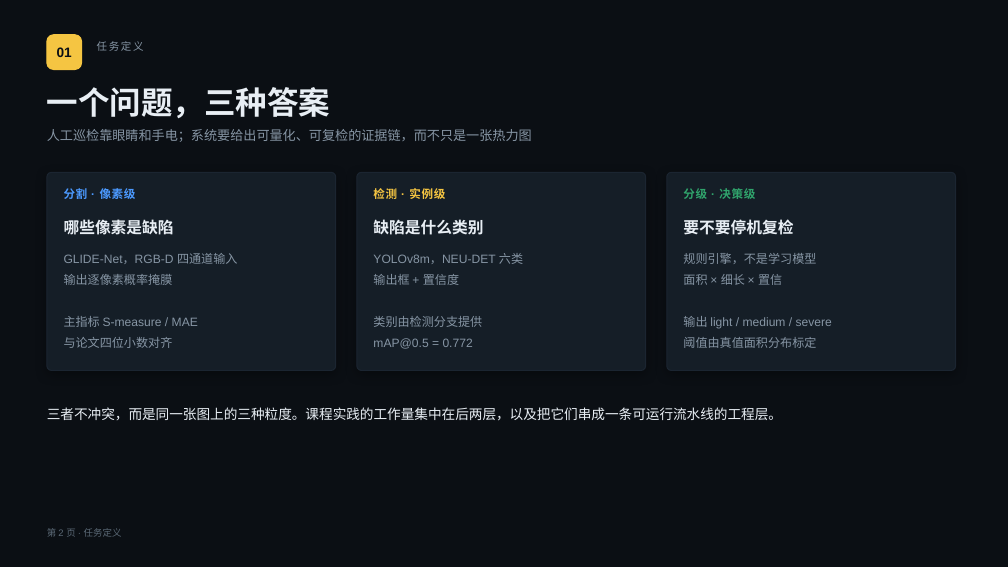
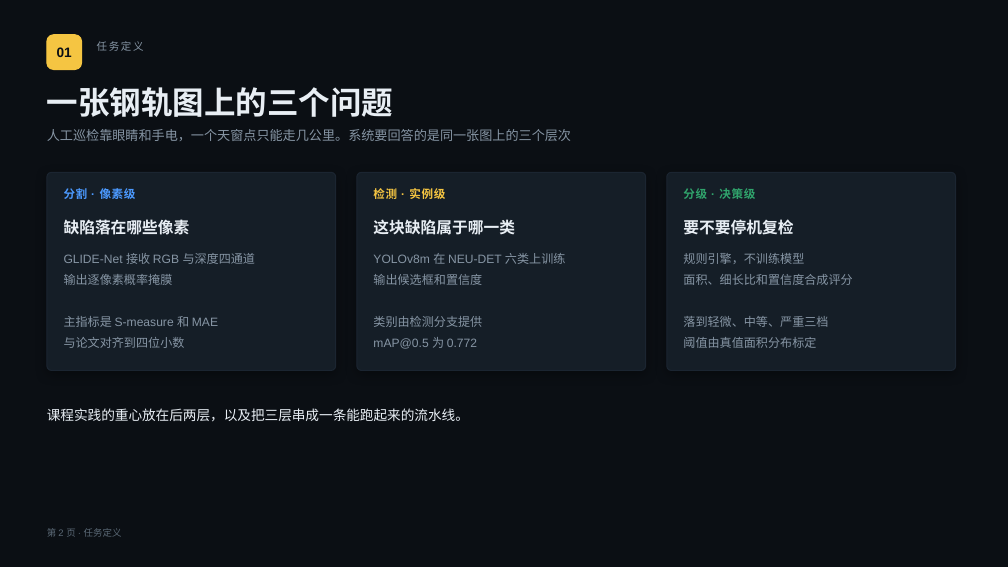
Before and after one commit to relight-developer/GLIDE-Net, a slide deck: slide 2 of docs/slides.pptx. Drawn at 1008x567 pixels with LibreOffice and Linux fonts; fonts in the diff are those of the drawing. Boxes give left, top, right and bottom in pixels: in the first picture for what was removed or moved away, otherwise in the second. Text is boxed around its words. In the diff, an @@ line names an element or a change of style, - is before the commit and + after.

Commit message:
fix(tools): 修掉幻灯片图片被压扁、表格压字等问题，重写讲稿用语
- make_slides.js 的 img() 只传 w 时 pptxgenjs 把 h 留在 1in，所有图被压成横条；
  改为读 PNG 的 IHDR 取真实宽高比，缺的一边按比例算
- 幻灯片版式：复现页换成两张真表格，消融页改成原生条形图，流程图与系统图按
  真实比例给足位置，去掉与图内文字重复的分级公式卡
- 部署页的掩膜 IoU 之前因 backend 名带 -cuda 取不到 fidelity，静默回落到 1.0000；
  改为按真实键取值并断言缺失即报错
- 讲稿改用平实说法：去掉翻案句、破折号、提示性冒号和三连排比，删掉
  “愿意主动讲的错误”这类说法，问题页改为“几个花了时间才修对的问题”
- presentation.md 重排为 13 页，并新增“讲台边界”一节，区分要讲和一句带过的内容
- verify.py 增加 5 项幻灯片断言（可解析、13 页、非空、版式自检），合计 40 项
- 流程图与系统图里的延迟标注从 ≈100 ms/≈8 ms 改为实测的 40/11 ms

```diff
--- a/docs/slides.pptx
+++ b/docs/slides.pptx
@@ text at box(47, 87, 393, 117): text changed @@
-一个问题，三种答案
+一张钢轨图上的三个问题
@@ text at box(47, 129, 571, 141): text changed @@
-人工巡检靠眼睛和手电；系统要给出可量化、可复检的证据链，而不只是一张热力图
+人工巡检靠眼睛和手电，一个天窗点只能走几公里。系统要回答的是同一张图上的三个层次
@@ text at box(64, 219, 190, 235): text changed @@
-哪些像素是缺陷
+缺陷落在哪些像素
@@ text at box(373, 219, 515, 235): text changed @@
-缺陷是什么类别
+这块缺陷属于哪一类
@@ text at box(64, 253, 256, 264): text changed @@
-GLIDE-Net，RGB-D 四通道输入
+GLIDE-Net 接收 RGB 与深度四通道
@@ text at box(373, 253, 565, 285): text changed @@
-YOLOv8m，NEU-DET 六类
-输出框 + 置信度
+YOLOv8m 在 NEU-DET 六类上训练
+输出候选框和置信度
@@ text at box(683, 253, 852, 327): text changed @@
-规则引擎，不是学习模型
-面积 × 细长 × 置信
-输出 light / medium / severe
+规则引擎，不训练模型
+面积、细长比和置信度合成评分
+落到轻微、中等、严重三档
@@ text at box(64, 316, 218, 348): text changed @@
-主指标 S-measure / MAE
-与论文四位小数对齐
+主指标是 S-measure 和 MAE
+与论文对齐到四位小数
@@ text at box(373, 337, 477, 349): text changed @@
-mAP@0.5 = 0.772
+mAP@0.5 为 0.772
@@ text at box(47, 408, 469, 422): text changed @@
-三者不冲突，而是同一张图上的三种粒度。课程实践的工作量集中在后两层，以及把它们串成一条可运行流水线的工程层。
+课程实践的重心放在后两层，以及把三层串成一条能跑起来的流水线。
```
Also in this commit, not shown: 12 other slides changed, 10 other files.
